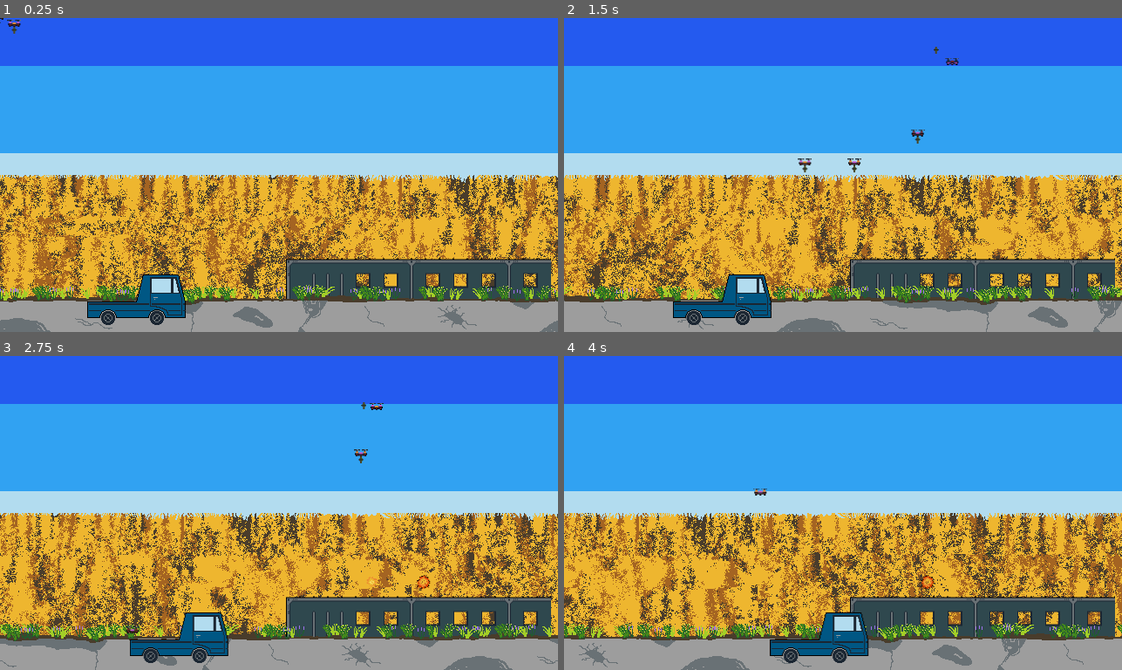
Above: before the commit, frames 1-4 (two rows, left to right).
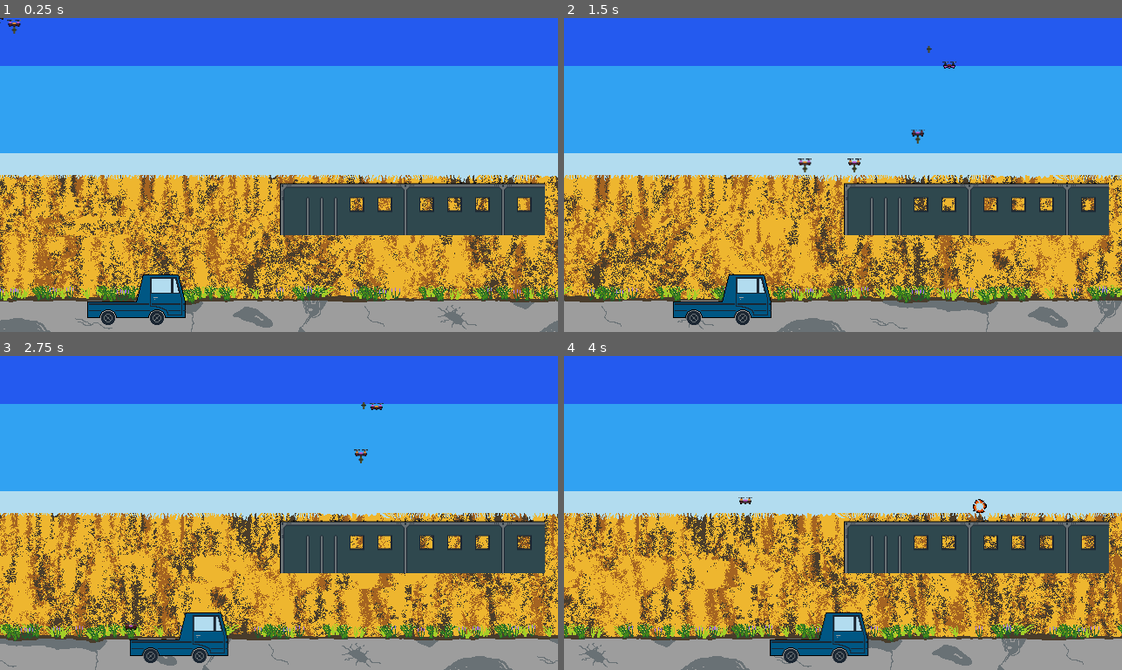
Above: after the commit, the same moments.

Repository: alpacanumerals/Boss-Rush
Game: Godot game, scene res://Main.tscn
Two runs of this game, one before a commit and one after it. Both use one fixed random seed, a clock stepped at 60 frames per second and the inputs below. This scene is started directly instead of the project's main scene.
Inputs (mouse positions are in pixels of both pictures, inside the frame that each line leads up to):
- Up to frame 1 (0.25 s): no input
- Up to frame 2 (1.5 s): tap Enter at 0.5 s; move the mouse to (965, 159) at 0.52 s; hold Right (ui_right) 0.53-1.28 s; tap F at 0.6, 1.35 s; move the mouse to (731, 190) at 1.27 s; hold Left (ui_left) from 1.28 s (still down)
- Up to frame 3 (2.75 s): move the mouse to (334, 443) at 2.02 s; release Left (ui_left) at 2.03 s; hold Right (ui_right) from 2.03 s (still down); tap F at 2.1 s
- Up to frame 4 (4 s): move the mouse to (815, 575) at 2.77 s; tap F at 2.85, 3.6 s; move the mouse to (1010, 560) at 3.52 s; release Right (ui_right) at 3.53 s; hold Left (ui_left) from 3.53 s (still down)

The runs differ from the first frame. In frame 1, 12% of the frame differs, in the area x 50-99%, y 52-90%; in frame 2, 12%; in frame 3, 12%, in the area x 22-99%, y 14-90%; in frame 4, 12%.

Commit message:
dsafdsfsdf

Diff:
--- a/Main.tscn
+++ b/Main.tscn
@@ -52,7 +52,7 @@
 centered = false
 
 [node name="Train" parent="." instance=ExtResource( 9 )]
-position = Vector2( 480, 298 )
+position = Vector2( 473, 211 )
 
 [node name="ParallaxBackground2" type="ParallaxBackground" parent="."]
 layer = 0
--- a/Train.tscn
+++ b/Train.tscn
@@ -31,7 +31,6 @@
 } ]
 
 [node name="Train" type="KinematicBody2D"]
-position = Vector2( 261, 138 )
 collision_layer = 4
 collision_mask = 2
 script = ExtResource( 1 )
